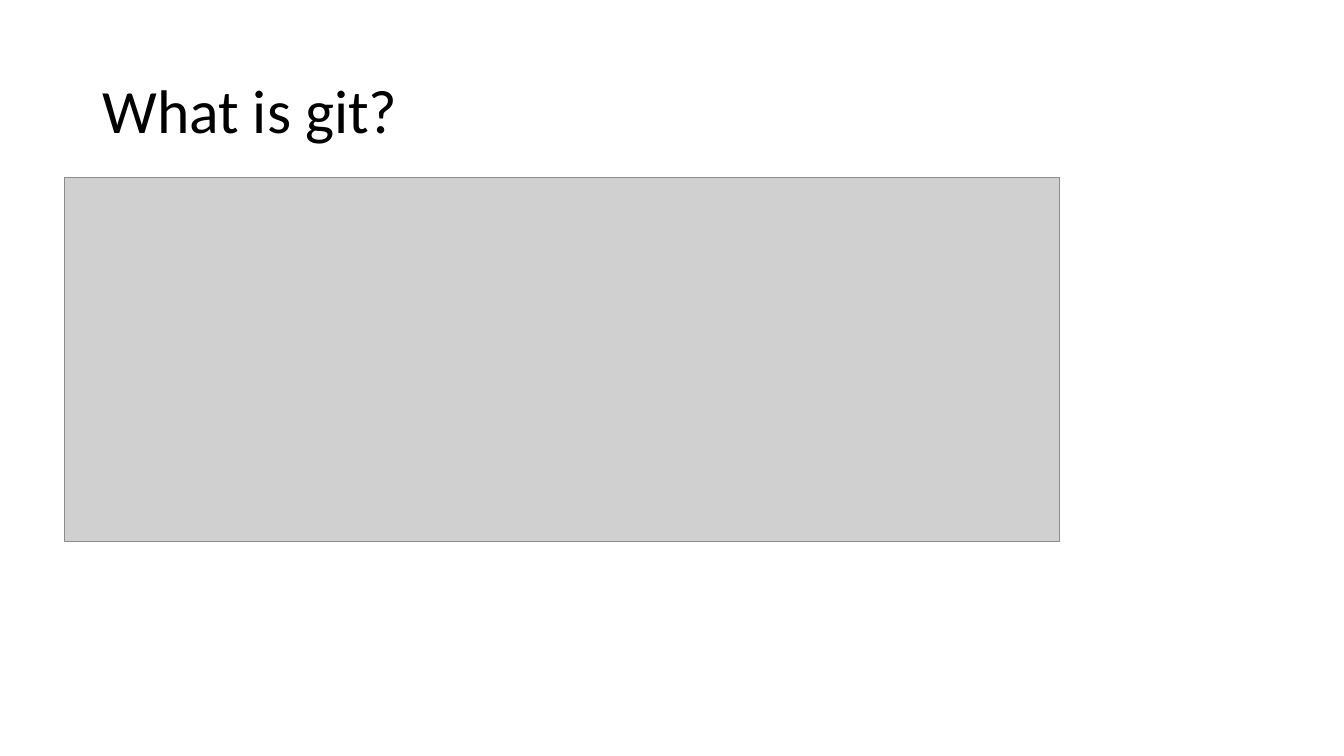
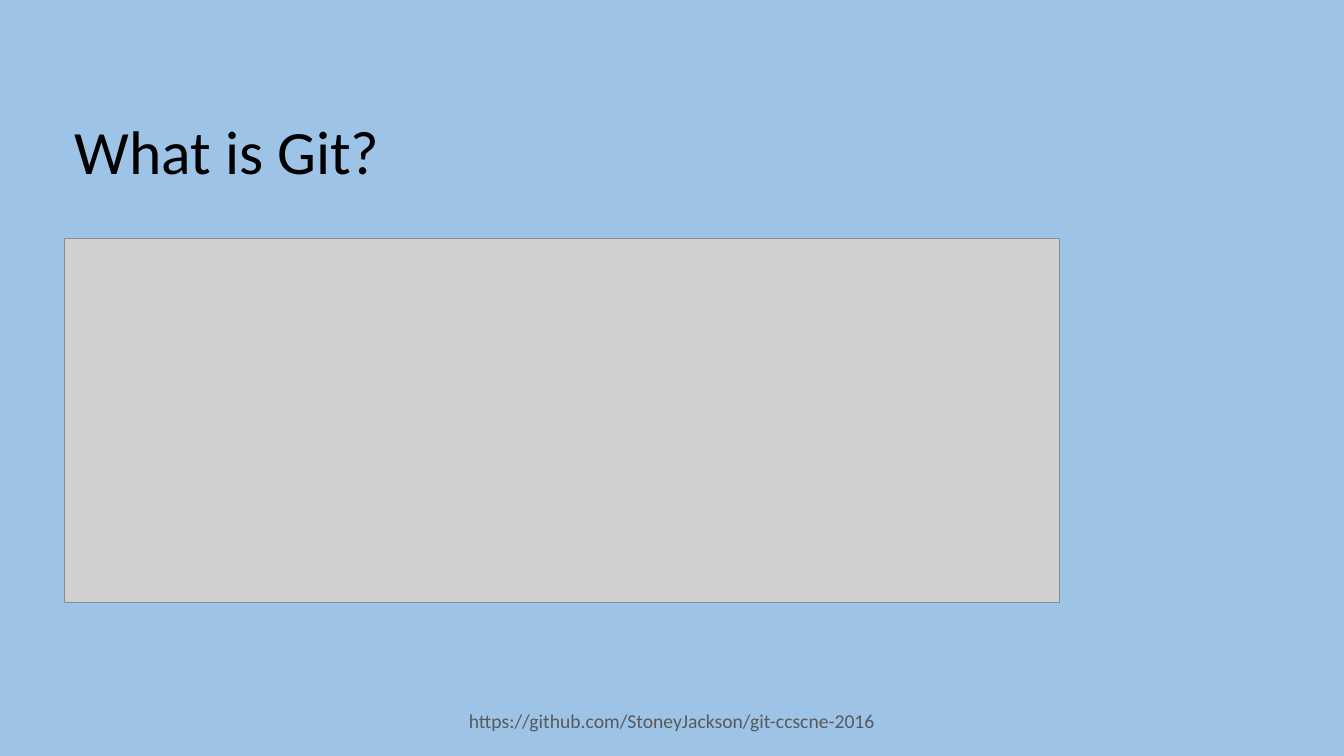
Before and after one commit to foss2serve/github-workflow-activity, a slide deck: slide 3 of tutorial1/Git-Tutorial1-CCSCNE-2016.pptx. Drawn at 1344x756 pixels with LibreOffice and Linux fonts; fonts in the diff are those of the drawing; grey boxes stand for pictures; background and template pictures are left out. Boxes give left, top, right and bottom in pixels: in the first picture for what was removed or moved away, otherwise in the second. Text is boxed around its words. In the diff, an @@ line names an element or a change of style, - is before the commit and + after.

```diff
--- a/tutorial1/Git-Tutorial1-CCSCNE-2016.pptx
+++ b/tutorial1/Git-Tutorial1-CCSCNE-2016.pptx
@@ background #FFFFFF to #9DC3E6 @@
@@ title at <box>75,131,379,175</box>: text changed @@
-What is git?
+What is Git?
@@ picture: place and size @@
-picture at <box>65,177,1060,541</box>
+picture at <box>65,239,1060,603</box>
@@ text added at <box>469,714,874,732</box>, 14 pt, text #595959 @@
+https://github.com/StoneyJackson/git-ccscne-2016
```
Also in this commit, not shown: 3 other slides changed, 1 slide added, 1 other file.
